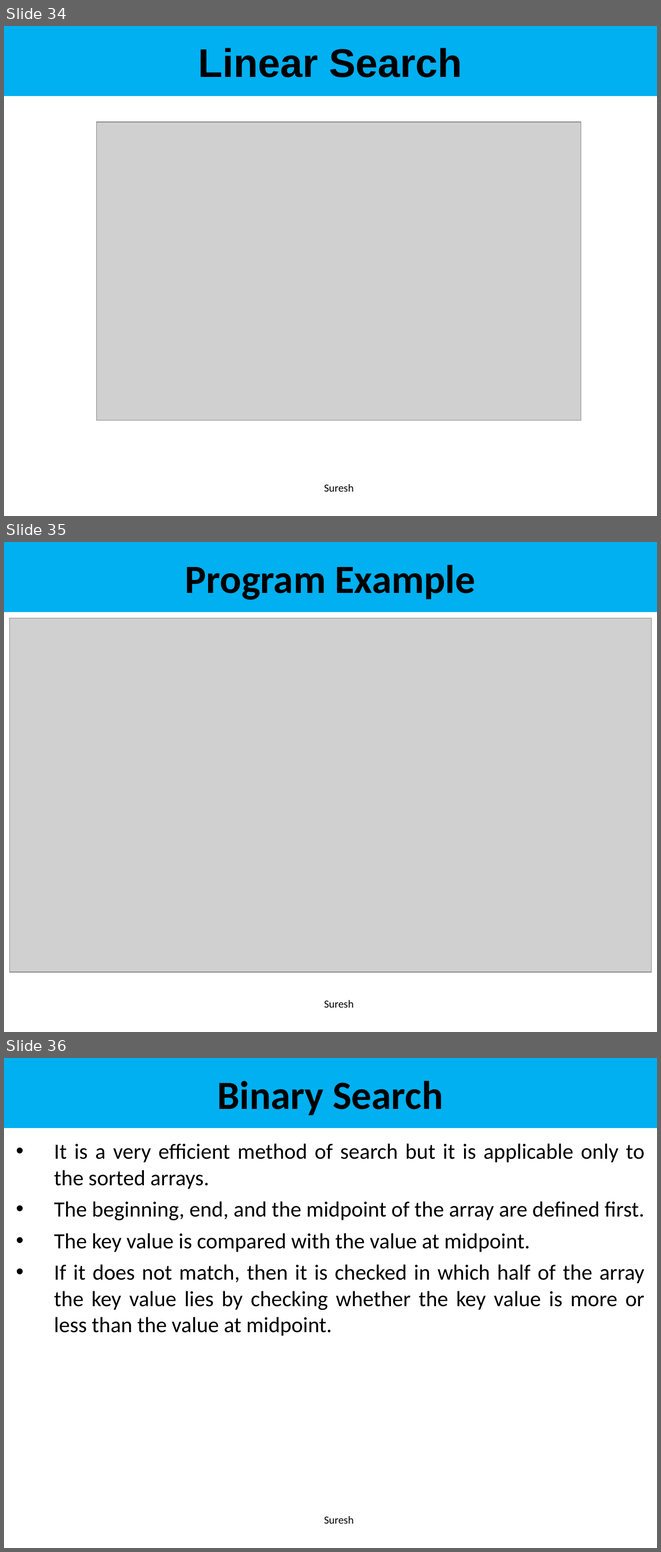
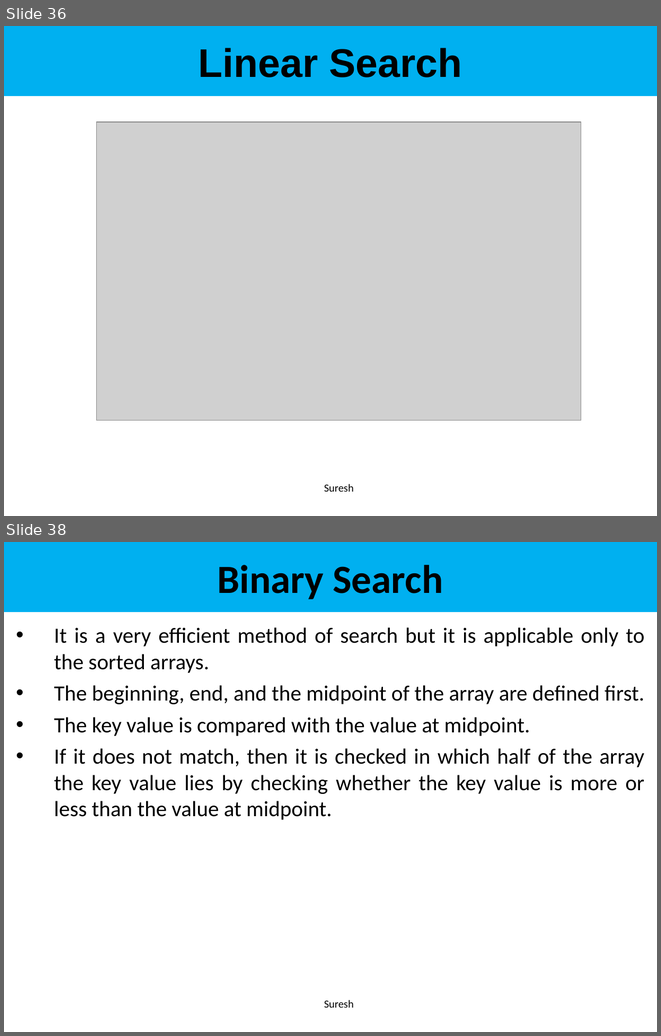
Before and after one commit to karthikeyamajeti/Oops-Through-Java, a slide deck: Notes_PPT/UNIT - 3/UNIT 3 Arrays PPT.ppt. Shown one above the other, each under a label of ours: slides 34, 35 and 36 before the commit, slides 36 and 38 after it; the slides between them are not shown. The pictures are 661x1552 and 661x1036 pixels, drawn with LibreOffice and Linux fonts; fonts in the diff are those of the drawing; grey boxes stand for pictures. Boxes give left, top, right and bottom in pixels: in the first picture for what was removed or moved away, otherwise in the second. Text is boxed around its words. In the diff, an @@ line names an element or a change of style, - is before the commit and + after.

```diff
--- a/Notes_PPT/UNIT - 3/UNIT 3 Arrays PPT.ppt
+++ b/Notes_PPT/UNIT - 3/UNIT 3 Arrays PPT.ppt
@@ slide 35 removed at (x1=4, y1=542, x2=657, y2=1032), background #FFFFFF @@
@@ rectangle removed at (x1=4, y1=542, x2=657, y2=612) @@
-Program Example
@@ picture removed at (x1=9, y1=618, x2=651, y2=972) @@
@@ text removed at (x1=324, y1=999, x2=354, y2=1007) @@
-Suresh
@@ what was slide 34 is now slide 36 @@
@@ what was slide 36 is now slide 38 @@
```
Also in this commit, not shown: 2 slides changed, 9 slides added, 6 other slides removed.
